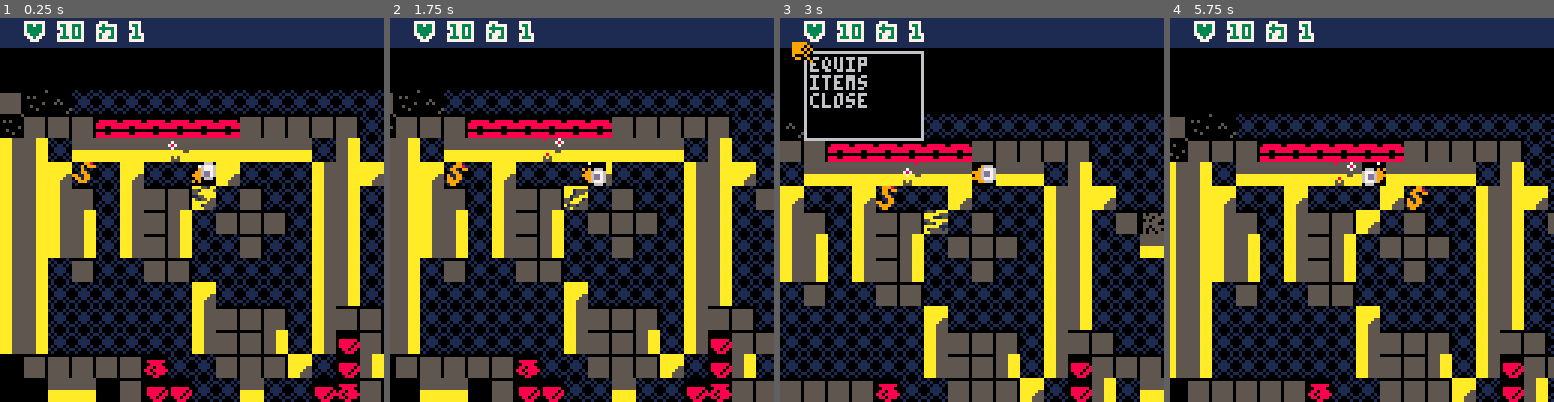
Above: before the commit, frames 1-4 (left to right).
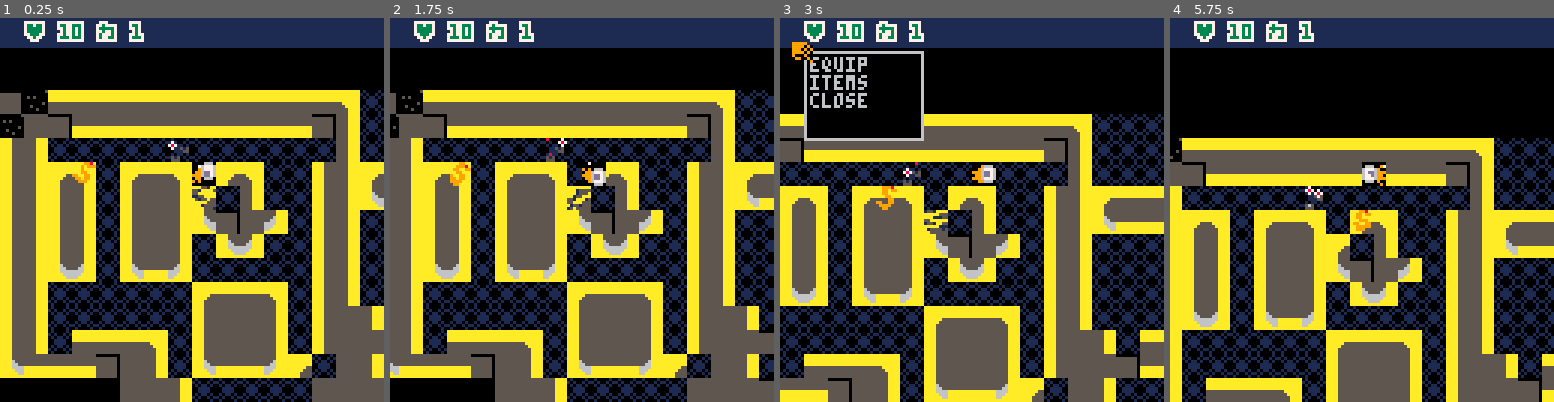
Above: after the commit, the same moments.

Repository: chebastian/picoabyss
Game: PICO-8 cartridge rouge.p8
Same seed, same stepped clock (60 frames per second), same inputs: the game is played once before the commit and once after it.
Inputs:
- Up to frame 1 (0.25 s): no input
- Up to frame 2 (1.75 s): tap X (X key) at 0.33, 1.07 s; tap O (Z key) at 0.7, 1.7 s; hold Right from 1.6 s (still down)
- Up to frame 3 (3 s): tap X (X key) at 1.85, 2.97 s; release Right at 2.1 s; tap O (Z key) at 2.1, 2.5, 2.9 s; hold Up 2.15-2.42 s; hold Right from 2.47 s (still down)
- Up to frame 4 (5.75 s): release Right at 3.03 s; hold Left 3.08-3.58 s; tap O (Z key) every 0.4 s from 3.3 to 5.7 s; hold Down 3.63-3.97 s; hold Right 4.02-4.68 s; tap X (X key) at 4.08, 5.2 s; hold Up 4.73-5.03 s; hold Left 5.08-5.68 s; hold Down from 5.73 s (still down)

The runs differ from the first frame. In frame 1, 29% of the frame differs, in the area x 0-100%, y 18-100%; in frame 2, 46%; in frame 3, 25%; in frame 4, 52%, in the area x 0-100%, y 25-100%.

Commit message:
more corners

Diff:
--- a/level.lua
+++ b/level.lua
@@ -9,12 +9,22 @@
     local sld = chk_solid(p(x,y))
     if sig_match(sig, 0b10101111,0b10001101) and not sld then
         mset(x,y,146) --right
-    elseif sig_match(sig, 0b11011111,0b10001111) and sld then
+    elseif sig_match(sig, 0b11011111,0b11001111) and sld then
         mset(x,y,144) --left
-    elseif sig_match(sig, 0b01011111,0b00010011) and not sld then
+    elseif sig_match(sig, 0b00011111,0b0001101) and not sld then
+        mset(x,y,147) --top
+    elseif sig_match(sig, 0b11101100,0b11001100) and sld then
         mset(x,y,145) --bottom
     elseif sig_match(sig, 0b11001111,0b11001101) and not sld then
         mset(x,y,161) --top left corner
+    elseif sig_match(sig, 0b01111101,0b01101101) and not sld then
+        mset(x,y,163) --top right corner
+    elseif sig_match(sig, 0b11101101,0b11001101) and not sld then
+        mset(x,y,160) --bottom left corner
+    elseif sig_match(sig, 0b11001101,0b11001101) and sld then
+        mset(x,y,162) --bottom right corner (!done)
+    elseif sig_match(sig, 0b11111111,0b11001111) and sld then
+        mset(x,y,132) --solid not (correct?)
     end
  end)
 end
